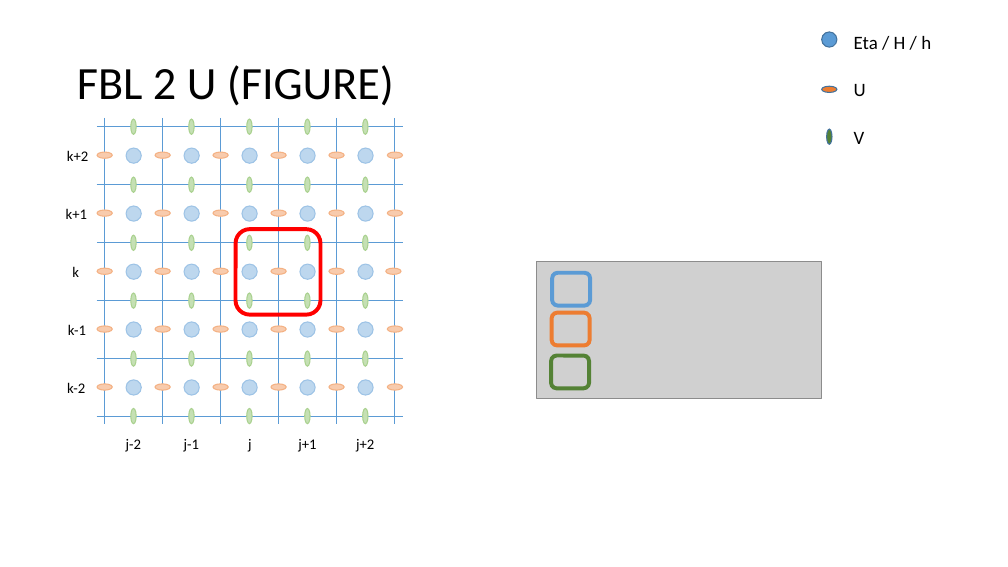
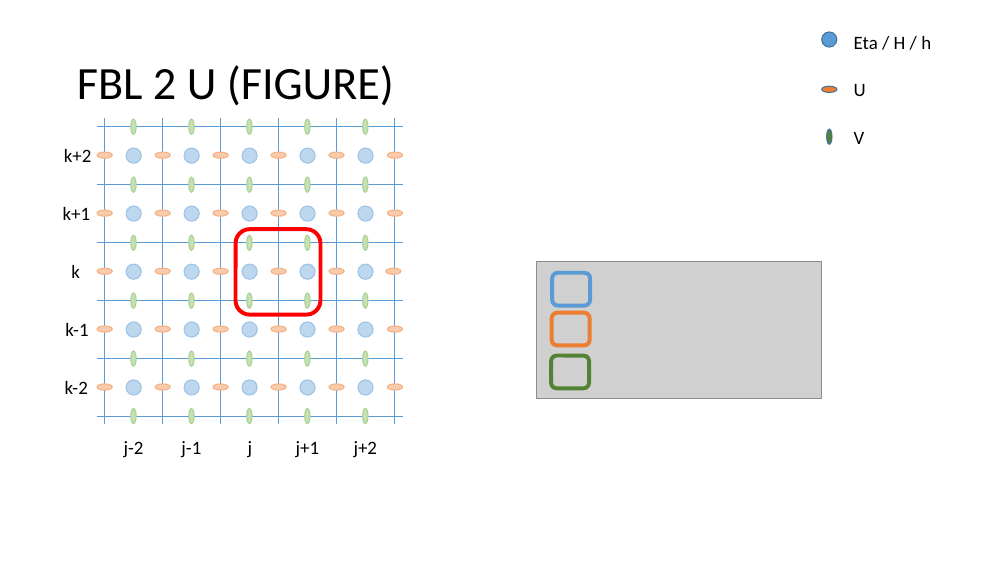
Before and after one commit to metno/gpu-ocean, a slide deck: slide 11 of python/fbl_ctcs_stencils.pptx. Drawn at 1008x567 pixels with LibreOffice and Linux fonts; fonts in the diff are those of the drawing; grey boxes stand for pictures. Boxes give left, top, right and bottom in pixels: in the first picture for what was removed or moved away, otherwise in the second. Text is boxed around its words. In the diff, an @@ line names an element or a change of style, - is before the commit and + after.

Commit message:
Updated figures in Powerpoint presentation.

```diff
--- a/python/fbl_ctcs_stencils.pptx
+++ b/python/fbl_ctcs_stencils.pptx
@@ size 14 to 18 pt in 10 elements at <box>248,441,253,457</box>, <box>71,265,80,278</box>, <box>65,381,88,394</box>, <box>65,323,88,336</box>, <box>63,207,91,220</box>, <box>64,149,92,162</box>, <box>124,441,144,457</box>, <box>181,441,201,458</box>, <box>296,441,319,457</box>, <box>354,441,377,457</box> @@
```
Also in this commit, not shown: 7 other slides changed.
